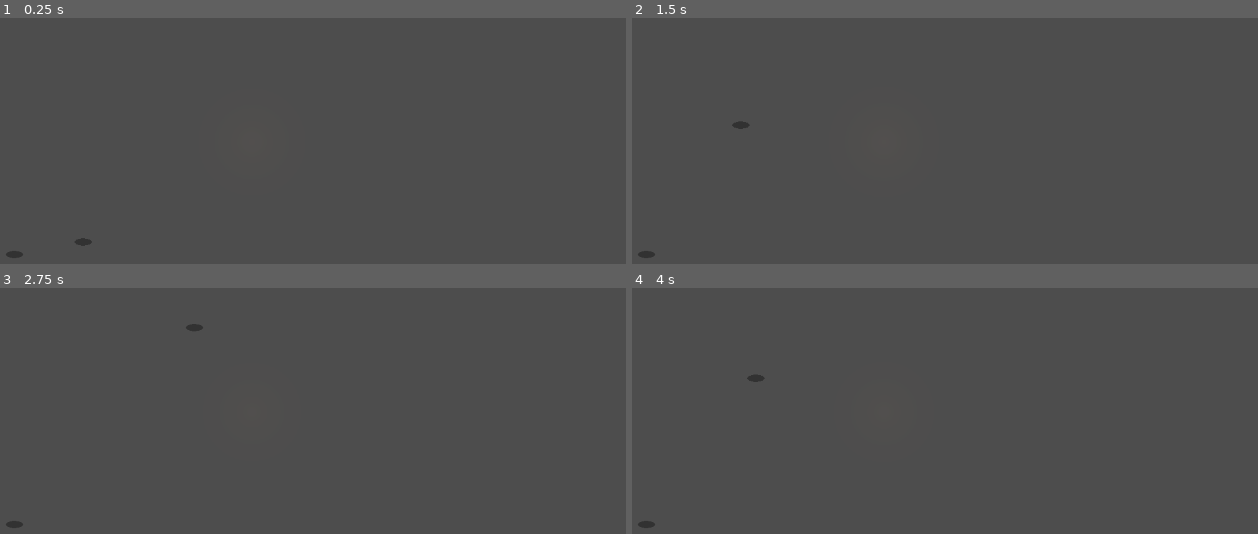
Above: before the commit, frames 1-4 (two rows, left to right).
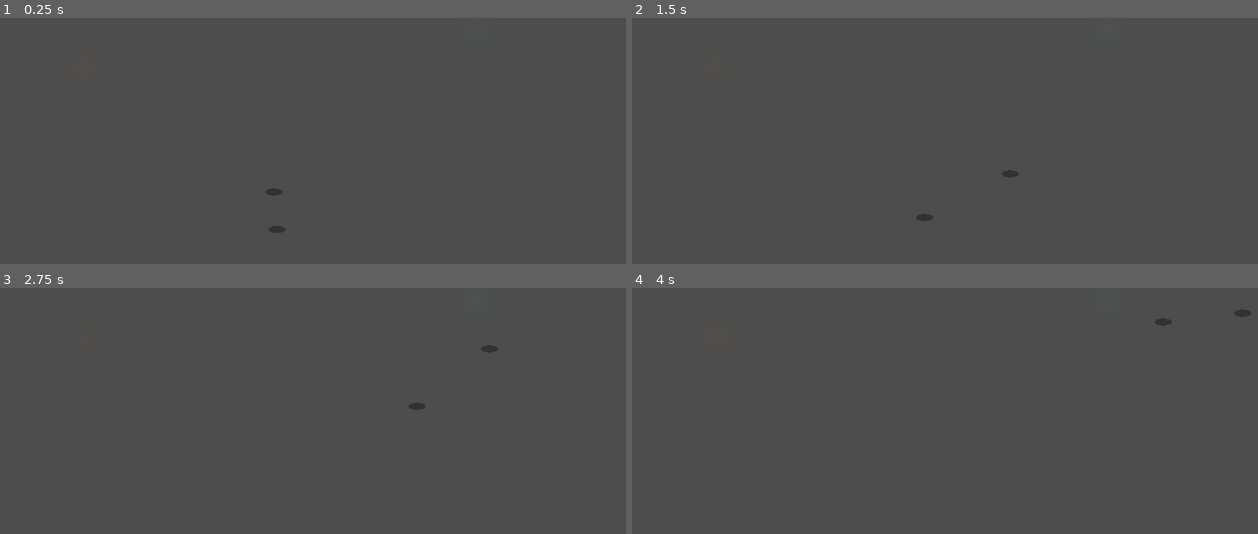
Above: after the commit, the same moments.

Repository: mojtaba-pourasghar/two-skies
Game: Godot game, scene res://tools/tests/clip_occluder.tscn
The game is run twice, just before and just after one commit, with the same random seed, the same clock (stepped at 60 frames per second) and the same inputs. This scene is started directly instead of the project's main scene.
Inputs (mouse positions are in pixels of both pictures, inside the frame that each line leads up to):
- Up to frame 1 (0.25 s): no input
- Up to frame 2 (1.5 s): tap Enter at 0.5 s; move the mouse to (1132, 45) at 0.52 s; hold D (move_right) 0.53-1.25 s; tap Shift (ability) at 0.6 s; click (1132, 45) at 0.67 s; tap Space (jump) at 0.77 s; drag from (801, 89) to (919, 158) at 1.27 s
- Up to frame 3 (2.75 s): move the mouse to (outside the picture) at 2.02 s; hold D (move_right) from 2.03 s (still down); hold L (companion) from 2.03 s (still down)
- Up to frame 4 (4 s): release D (move_right) at 2.75 s; release L (companion) at 2.75 s; drag from (919, 428) to (outside the picture) at 2.77 s; move the mouse to (1201, 403) at 3.52 s; hold A (move_left) from 3.53 s (still down); hold K (action) from 3.53 s (still down); tap Space (jump) at 3.77 s

The runs differ from the first frame. In frame 1, 0.2% of the frame differs, in the area x 0-46%, y 69-98%; in frame 2, 0.2%; in frame 3, 0.2%; in frame 4, 0.2%, in the area x 0-99%, y 8-98%.

Commit message:
گام M5-ث: سیلوئت پنهان، و اینکه در ناحیهٔ ۱ جایی برای occlusion نیست
کاربر درست گفت: در ضبط قبلی کایرو **کاملاً** غیب می‌شود، نه «سر و شانه»
که من نوشته بودم. گزارشم چیزی را ادعا کرد که در تصویر نبود.

**سیلوئت:** بیش از ۶۰٪ بدنه زیر occluder → همان بازیگر دوباره رویش
کشیده می‌شود، خط دور ۰٫۵۵ و داخل ۰٫۲۸، رنگ سرد، ورود و خروج ۰٫۱۵ث.
پوشش با ۴۰ نقطه روی بدنه حساب می‌شود و فقط occluderهایی شمرده می‌شوند
که بازیگر پشتشان است. ذره‌بین: `silhouette.gdshader`.

**و یافته‌ای که انتظارش را نداشتم (D-ART-61):** رفتم بند ۲ را اندازه
بگیرم و سه چیز درآمد:

۱) نوار پشت مبل ۱ تا ۱۵ پیکسل است — باریک‌تر از جعبهٔ پای بازیگر (۱۰).
   آن «عبور از پشت مبل»، فشردن در شکافی بود که اصلاً راه نیست. ماسک
   مبل و بوفه از ردِ پا به **شکل کشیده‌شده** رسید و بسته شد.
۲) میز R1c با ۱۴۲۶ خانه کف پشتش، بیشینه **۱۵٪** می‌پوشاند. در نمای
   سه‌چهارم کفِ پشت یک شیء بالاتر از نوک آن می‌افتد، پس بدن شخصیت از
   بالای میز می‌زند بیرون.
۳) تنها جیبی که پوشش ۱۰۰٪ می‌دهد (زیر ستون R1a) دقیقاً **مستطیل در**
   است. این را هم با حدس نفهمیدم: شناسهٔ نمونهٔ `room` وسط اجرا عوض
   شد، یعنی اتاق دوباره ساخته شده بود.

پس دو ضبطی که خواسته بودید چیزی را که انتظار دارید نشان نمی‌دهند، و
نساختمشان. به‌جایش اثبات سازوکار با گذاشتن دستی بازیگر زیر ستون:
`docs_screens/silhouette_{on,off}.png` — و صریح نوشته شده که نمایش
سازوکار است نه بازی.

REQ-032: برای داشتن لحظهٔ occlusion، هنر عنصر بلندِ سمت دوربین لازم
دارد — طاقی که مسیر از زیرش بگذرد، ستون آزاد وسط اتاق، یا پردهٔ
پیش‌زمینه. قد ≥۹۰px و کف جلویش ≥۴۰px.

۹۱۶ سنجهٔ درون‌موتور + ۱۶ ایمپورتر سبز.

Co-Authored-By: Claude Opus 5 <noreply@anthropic.com>
Claude-Session: https://claude.ai/code/session_01TYtLdDSGR4VUcCLdkA377W

Diff:
--- a/game/explore/actor_visual.gd
+++ b/game/explore/actor_visual.gd
@@ -31,6 +31,10 @@
 var _current: String = ""
 var _frame: int = 0
 var _timer: float = 0.0
+var _ghost: Sprite2D = null
+var _ghost_mat: ShaderMaterial = null
+var _ghost_amount: float = 0.0
+var _ghost_target: float = 0.0
 var _breath_t: float = 0.0
 var _sprite_base_y: float = 0.0
 var _base := "res://assets/%s/home/"
@@ -64,8 +68,58 @@
 	# فاز تصادفی: کایرو و ایلارا نباید مثل دو ساعت با هم نفس بکشند
 	_breath_t = randf() * 10.0
 
+	_build_ghost()
 	_load_anims()
 	play("idle_down")
+
+
+## سیلوئتی که فقط وقتی بازیگر پشت مبل می‌رود روشن می‌شود.
+##
+## z نسبی ۱ یعنی **بالای** بریده‌های همان لایه، ولی هنوز زیر لایهٔ
+## occluderهای تصویری (طاق و پرده). سیلوئت نباید روی پرده بیفتد.
+const GHOST_FADE_S: float = 0.15
+const GHOST_ON: float = 0.60
+
+
+func _build_ghost() -> void:
+	_ghost = Sprite2D.new()
+	_ghost.name = "Ghost"
+	_ghost.centered = false
+	_ghost.texture_filter = CanvasItem.TEXTURE_FILTER_NEAREST
+	_ghost.position = _sprite.position
+	_ghost.z_index = 1
+	_ghost_mat = ShaderMaterial.new()
+	_ghost_mat.shader = load("res://shaders/silhouette.gdshader")
+	_ghost_mat.set_shader_parameter("amount", 0.0)
+	_ghost.material = _ghost_mat
+	add_child(_ghost)
+
+
+## چقدر از بازیگر زیر occluder است (۰ تا ۱). کد اتاق هر فریم می‌دهدش.
+func set_coverage(pct: float) -> void:
+	_ghost_target = 1.0 if pct >= GHOST_ON else 0.0
+
+
+func ghost_amount() -> float:
+	return _ghost_amount
+
+
+func _tick_ghost(delta: float) -> void:
+	if _ghost == null:
+		return
+	# ورود و خروج نرم (۰٫۱۵ ثانیه): ظاهر شدن ناگهانی بیشتر از پنهان
+	# شدن به چشم می‌آید و حواس را پرت می‌کند.
+	var step := delta / GHOST_FADE_S
+	_ghost_amount = move_toward(_ghost_amount, _ghost_target, step)
+	_ghost.visible = _ghost_amount > 0.001
+	if not _ghost.visible:
+		return
+	_ghost.texture = _sprite.texture
+	_ghost.flip_h = _sprite.flip_h
+	_ghost.position = _sprite.position
+	if _sprite.texture != null:
+		_ghost_mat.set_shader_parameter("tex_size", _sprite.texture.get_size())
+	_ghost_mat.set_shader_parameter("amount", _ghost_amount)
 
 
 func _load_anims() -> void:
@@ -119,6 +173,7 @@
 
 func _process(delta: float) -> void:
 	_tick_breath(delta)
+	_tick_ghost(delta)
 	if not _frames.has(_current):
 		return
 	_timer += delta
--- a/game/rooms/r1a_living.json
+++ b/game/rooms/r1a_living.json
@@ -194,32 +194,40 @@
   },
   "blocked": [
     [
-      272,
-      505,
-      300,
+      335,
+      405,
+      452,
+      332,
+      482,
+      348,
+      546,
+      382,
+      549,
       445,
-      452,
-      338,
-      500,
-      338,
-      550,
-      378,
-      540,
-      435,
-      350,
-      505
+      528,
+      455,
+      486,
+      468,
+      332,
+      508,
+      281,
+      519,
+      274,
+      462,
+      309,
+      436
     ],
     [
       714,
       318,
       845,
       356,
-      845,
-      430,
-      795,
-      458,
+      848,
+      432,
+      796,
+      460,
       714,
-      422
+      424
     ],
     [
       928,
@@ -252,7 +260,7 @@
       612
     ]
   ],
-  "_mask_note": "مرزها از روی تصویر خوانده شدند، نه حدس: پای …(106 unchanged characters)… ی‌بُرد. پیش‌نمایش: tools/mask_preview.py",
+  "_mask_note": "مرزها از روی تصویر خوانده شدند، نه حدس: پای …(106 unchanged characters)… ی‌بُرد. پیش‌نمایش: tools/mask_preview.py || ۱۴۰۵/۰۸/۲۱: ماسک مبل و بوفه از «ردِ پا» به **شکل کشیده‌شده** رسید. پیش از این، نوار بین شکل و ردِ پا قابل‌راه‌رفتن می‌ماند: ۱ تا ۱۵ پیکسل، باریک‌تر از جعبهٔ پای بازیگر (۱۰). راه رفتن آنجا یعنی راه رفتن **داخل** مبل، و در ضبط هم کایرو تقریباً کامل غیب می‌شد. بسته شد.",
   "zoom_zones": [],
   "_zoom_note": "اتاق دقیقاً ۱۲۸۰×۷۲۰ است، یعنی هم‌اندازهٔ صفحه: دوربین جا برای حرکت ندارد و زوم باز لبه را می‌برد. پس ناحیهٔ زوم خالی ماند تا REQ-018 (اتاق ۱٫۵ تا ۲ برابر صفحه) و ردیف ۵ DECISION_QUEUE روشن شود.",
   "fx_map": "r1a_house",
--- a/game/rooms/r1c_kitchen.json
+++ b/game/rooms/r1c_kitchen.json
@@ -92,7 +92,25 @@
     }
   ],
   "props": [],
-  "occluders": [],
+  "occluders": [
+    {
+      "id": "table",
+      "cut": [
+        812,
+        470,
+        1010,
+        330,
+        1250,
+        468,
+        1020,
+        704,
+        844,
+        664
+      ],
+      "base_y": 704,
+      "note": "میز با صندلی‌های وارونه. تنها جای ناحیهٔ ۱ که کف **واقعی** پشتش هست (۱۴۲۶ خانه بین میز و دیوار پشتی)، پس سیلوئت اینجا واقعاً لازم می‌شود. رأس بالایی از ۳۵۲ به ۳۳۰ رفت چون پایهٔ صندلی‌ها بالاتر از سطح میز کشیده شده."
+    }
+  ],
   "light": {
     "tint": [
       0.04,
--- a/game/rooms/room.gd
+++ b/game/rooms/room.gd
@@ -43,6 +43,7 @@
 ## ضریب نسخهٔ پرجزئیات: ۱ برای ۱۲۸۰×۷۲۰، ۱٫۳۱۲۵ برای hires.
 var _bg_scale: float = 1.0
 var _cuts: Array[Polygon2D] = []
+var _img_occ: Array[Dictionary] = []
 
 
 func build(room: Dictionary) -> void:
@@ -269,6 +270,12 @@
 		s.centered = false
 		s.position = Vector2(float(at[0]), float(at[1]))
 		_occluders.add_child(s)
+		# برای سنجش پوشش، آلفای خود تصویر لازم است. یک بار خوانده و
+		# نگه داشته می‌شود؛ `get_image` هر فریم گران است.
+		_img_occ.append({
+			"rect": Rect2(s.position, tex.get_size()),
+			"img": tex.get_image(),
+		})
 
 
 ## بریده‌ای از نقاشی که در Y-sort با بازیگران می‌نشیند.
@@ -421,6 +428,61 @@
 	return sqrt(dx * dx + dy * dy)
 
 
+## بدنهٔ دیداری بازیگر، برای سنجیدن پوشش. از پا به بالا.
+const BODY_W: float = 36.0
+const BODY_H: float = 88.0
+## شبکهٔ نمونه‌برداری: ۵×۸ یعنی ۴۰ نقطه — برای آستانهٔ ۶۰٪ بس است و
+## محاسبهٔ دقیق مساحت اشتراک چندضلعی‌ها را لازم ندارد.
+const COVER_COLS: int = 5
+const COVER_ROWS: int = 8
+
+
+## چه کسری از بدنهٔ بازیگری که پایش اینجاست، زیر یک `cut` می‌افتد؟
+##
+## فقط بریده‌هایی شمرده می‌شوند که بازیگر **پشتشان** است (`base_y` از
+## پای او جلوتر). بریده‌ای که بازیگر جلویش ایستاده او را نمی‌پوشاند،
+## پس شمردنش یعنی سیلوئت بی‌جا روشن شود.
+func coverage_at(foot: Vector2) -> float:
+	if _cuts.is_empty() and _img_occ.is_empty():
+		return 0.0
+	var hit := 0
+	var total := 0
+	for cx in COVER_COLS:
+		for cy in COVER_ROWS:
+			var p := Vector2(
+				foot.x - BODY_W * 0.5 + BODY_W * (float(cx) + 0.5) / float(COVER_COLS),
+				foot.y - BODY_H * (float(cy) + 0.5) / float(COVER_ROWS))
+			total += 1
+			if _covered(p, foot):
+				hit += 1
+	return float(hit) / float(maxi(1, total))
+
+
+## آیا این نقطه زیر occluderی است که بازیگر **پشتش** است؟
+func _covered(p: Vector2, foot: Vector2) -> bool:
+	for c in _cuts:
+		if float(c.get_meta("cut_base_y", 0.0)) <= foot.y:
+			continue
+		# نقاط چندضلعی نسبت به `base_y` بالا برده شده‌اند
+		if Geometry2D.is_point_in_polygon(p - c.position, c.polygon):
+			return true
+	# occluder تصویری همیشه روی بازیگر است، پس شرط `base_y` ندارد؛
+	# ولی فقط جایی می‌پوشاند که **خود تصویر** آنجا مات باشد.
+	for o in _img_occ:
+		var r: Rect2 = o["rect"]
+		if not r.has_point(p):
+			continue
+		var img: Image = o["img"]
+		if img == null:
+			continue
+		var q := Vector2i(p - r.position)
+		if q.x < 0 or q.y < 0 or q.x >= img.get_width() or q.y >= img.get_height():
+			continue
+		if img.get_pixelv(q).a > 0.5:
+			return true
+	return false
+
+
 ## رنگ نور اتاق، برای گذار در به در: پردهٔ گذار به‌جای سیاه خالص، به رنگ
 ## نور اتاق می‌رود، پس عبور از در **تغییر نور** دیده می‌شود نه خاموشی.
 func light_tint() -> Color:
--- a/game/scenes/room_game.gd
+++ b/game/scenes/room_game.gd
@@ -226,6 +226,8 @@
 		var a: TdActor = kairo if i == 0 else ilara
 		if a != null:
 			_visuals[i].update_from(a)
+			# سیلوئت وقتی بیش از ۶۰٪ بدنه زیر یک occluder بریده رفت
+			_visuals[i].set_coverage(room.coverage_at(a.foot_position()))
 	# محیط باید عبور بازیکن را حس کند (سند ۱۳ بند ۷)
 	room.react_to(kairo.foot_position(), kairo.velocity.length())
 	# زوم که از حد بی‌هایرز گذشت، تصویر پرجزئیات بیاید
--- /dev/null
+++ b/game/shaders/silhouette.gdshader
@@ -0,0 +1,43 @@
+// سیلوئت کم‌رنگ بازیگرِ پنهان پشت occluder — تصمیم کاربر ۱۴۰۵/۰۸/۲۱
+//
+// وقتی بیش از ~۶۰٪ بازیگر زیر یک `cut` می‌رود، همان بازیگر دوباره روی
+// مبل کشیده می‌شود: خط دور پررنگ‌تر و داخلِ کم‌رنگ، با رنگ سرد.
+//
+// چرا خط دور جدا از پرکردن: فقط پرکردنِ کم‌رنگ روی مبلِ تیره گم می‌شود،
+// و فقط خط دور بی‌جان است. ترکیبشان جای بازیکن را می‌گوید بی‌آنکه
+// وانمود کند او دیده می‌شود.
+shader_type canvas_item;
+
+uniform vec4 tint : source_color = vec4(0.55, 0.78, 1.0, 1.0);
+uniform float fill_alpha = 0.28;
+uniform float line_alpha = 0.55;
+//: ضخامت خط دور بر حسب پیکسلِ بافت
+uniform float outline_px = 1.5;
+uniform vec2 tex_size = vec2(128.0, 128.0);
+//: ۰ تا ۱ — کد نرم بالا و پایینش می‌برد تا ظاهر و ناپدید شدن پرشی نباشد
+uniform float amount = 0.0;
+uniform float cut_threshold = 0.35;
+
+void fragment() {
+	if (amount <= 0.001) {
+		COLOR = vec4(0.0);
+	} else {
+		vec2 px = outline_px / tex_size;
+		float a = texture(TEXTURE, UV).a;
+		// بیشینهٔ آلفای همسایه‌ها: اگر خودش تهی است و همسایه پر، لبه است
+		float n = 0.0;
+		n = max(n, texture(TEXTURE, UV + vec2(px.x, 0.0)).a);
+		n = max(n, texture(TEXTURE, UV - vec2(px.x, 0.0)).a);
+		n = max(n, texture(TEXTURE, UV + vec2(0.0, px.y)).a);
+		n = max(n, texture(TEXTURE, UV - vec2(0.0, px.y)).a);
+		n = max(n, texture(TEXTURE, UV + px).a);
+		n = max(n, texture(TEXTURE, UV - px).a);
+		n = max(n, texture(TEXTURE, UV + vec2(px.x, -px.y)).a);
+		n = max(n, texture(TEXTURE, UV + vec2(-px.x, px.y)).a);
+
+		float inside = step(cut_threshold, a);
+		float edge = step(cut_threshold, n) * (1.0 - inside);
+		float al = inside * fill_alpha + edge * line_alpha;
+		COLOR = vec4(tint.rgb, al * amount);
+	}
+}
--- a/game/tools/tests/clip_occluder.gd
+++ b/game/tools/tests/clip_occluder.gd
@@ -9,18 +9,46 @@
 extends Node2D
 
 const OUT := "user://occ/"
+@export var room_id: String = "r1c_kitchen"
+@export var occ_id: String = "table"
 const EVERY: int = 2
+
+## مسیر هر اتاق: از جلو، به پشت شیء، و برگشت.
+const ROUTES := {
+	"r1c_kitchen": [
+		Vector2(560, 620), Vector2(700, 560), Vector2(860, 430),
+		Vector2(1000, 330), Vector2(1120, 320), Vector2(1000, 330),
+		Vector2(820, 440), Vector2(620, 600),
+	],
+	# R1a: از نشیمن به زیر ستون سنگی کنار طاق. تنها جای ناحیهٔ ۱ که
+	# occluder واقعاً شخصیت را می‌پوشاند (جیب ۴۰×۲۰ زیر ستون).
+	"r1a_living": [
+		Vector2(420, 640), Vector2(640, 600), Vector2(800, 530),
+		Vector2(880, 478), Vector2(918, 460), Vector2(880, 478),
+		Vector2(700, 570), Vector2(450, 640),
+	],
+}
 
 var _game: Node2D
 var _n: int = 0
 var _hidden_frames: int = 0
 var _seen_frames: int = 0
+var _max_cover: float = 0.0
+var _max_cover_il: float = 0.0
+var _ghost_frames: int = 0
+var _max_ghost: float = 0.0
+var _no_visuals: int = 0
 
 
 func _ready() -> void:
 	DirAccess.make_dir_recursive_absolute(OUT)
 	_game = load("res://scenes/room_game.tscn").instantiate()
-	_game.set("start_room", "r1a_living")
+	for a in OS.get_cmdline_user_args():
+		if a.begins_with("--room="):
+			room_id = a.substr(7)
+		elif a.begins_with("--occ="):
+			occ_id = a.substr(6)
+	_game.set("start_room", room_id)
 	add_child(_game)
 	await get_tree().process_frame
 	await get_tree().process_frame
@@ -34,31 +62,40 @@
 		get_tree().quit(1)
 		return
 	kairo.set("use_scripted", true)
-	var il = _game.get("ilara")
-	if il != null:
-		il.set_order(TdIlara.Order.STAY)
-		il.global_position = Vector2(140, 660)
+	# ایلارا این بار **دنبال می‌کند**: او هم باید پشت شیء برود
 
-	# **مسیر از BFS روی ماسک آمد، نه از حدس.** تلاش اول با جهت‌های ثابت
-	# هرگز پشت مبل نرسید (صفر فریم) و ضبط چیزی را ثابت نمی‌کرد: نوار
-	# باریک بین مبل و دیوار پشتی فقط از سمت چپ راه دارد.
-	kairo.global_position = Vector2(250, 640)
-	await _hold(20)
-	for wp in [Vector2(272, 560), Vector2(280, 480), Vector2(300, 440),
-			Vector2(340, 410), Vector2(390, 376), Vector2(432, 350)]:
-		await _goto(kairo, wp, 220)
-	await _hold(40)                      # همین‌جا پشت مبل می‌ماند
-	for wp in [Vector2(340, 410), Vector2(280, 490), Vector2(300, 600)]:
-		await _goto(kairo, wp, 220)
+	# مسیر: از جلوی شیء، دور می‌زند به پشتش، می‌ماند، و برمی‌گردد.
+	# نقاط از BFS روی ماسک آمدند، نه از حدس (همان درس D-ART-48).
+	var route: Array = ROUTES.get(room_id, [])
+	if route.is_empty():
+		push_error("مسیری برای «%s» نیست" % room_id)
+		get_tree().quit(1)
+		return
+	kairo.global_position = route[0]
 	await _hold(24)
+	for i in range(1, route.size()):
+		await _goto(kairo, route[i], 260)
+		if i == route.size() / 2:
+			var fp: Vector2 = kairo.foot_position()
+			var rm0 = _game.get("room")
+			print("  ایستگاه: پا در %s، پوشش %.0f٪"
+				% [str(fp.round()), rm0.coverage_at(fp) * 100.0])
+			await _hold(72)          # پشت شیء می‌ماند تا سیلوئت دیده شود
+	await _hold(30)
 
 	print("")
-	print("— عبور از پشت مبل —")
+	print("— عبور از پشت «%s» در «%s» —" % [occ_id, room_id])
 	print("  فریم ضبط‌شده: %d" % (_n / EVERY))
-	print("  فریمی که کایرو پشت خط مبل بود: %d" % _hidden_frames)
+	print("  فریمی که کایرو پشت شیء بود: %d" % _hidden_frames)
 	print("  فریمی که جلوتر بود: %d" % _seen_frames)
+	print("  بیشینهٔ پوشش کایرو: %.0f٪" % (_max_cover * 100.0))
+	print("  فریمی که سیلوئت روشن بود: %d" % _ghost_frames)
+	print("  بیشینهٔ شدت سیلوئت: %.2f" % _max_ghost)
+	print("  فریم بدون ظاهر بازیگر: %d" % _no_visuals)
+	print("  بیشینهٔ پوشش ایلارا: %.0f٪" % (_max_cover_il * 100.0))
 	# اگر هیچ فریمی پشت مبل نبوده، ضبط چیزی را ثابت نمی‌کند
-	get_tree().quit(0 if _hidden_frames > 30 and _seen_frames > 30 else 1)
+	get_tree().quit(0 if _hidden_frames > 30 and _seen_frames > 30
+		and _ghost_frames > 20 else 1)
 
 
 ## به یک نقطه می‌رود؛ اگر گیر کرد محورها را امتحان می‌کند.
@@ -103,14 +140,14 @@
 		await _grab(kairo)
 
 
-## آیا این نقطه داخل شکل مبل است؟ (همان چندضلعی `cut` در دادهٔ اتاق)
-func _in_sofa(p: Vector2) -> bool:
+## آیا این نقطه داخل شکل همان occluder است؟
+func _in_occ(p: Vector2) -> bool:
 	var rm = _game.get("room")
 	if rm == null or not is_instance_valid(rm):
 		return false
 	for raw in rm.data.get("occluders", []):
 		var o: Dictionary = raw
-		if String(o.get("id", "")) != "sofa":
+		if String(o.get("id", "")) != occ_id:
 			continue
 		return Geometry2D.is_point_in_polygon(p, RoomData.to_polygon(o["cut"]))
 	return false
@@ -120,11 +157,27 @@
 	_n += 1
 	if actor != null and is_instance_valid(actor):
 		# ۵۱۲ همان `base_y` مبل است
-		# «پشت مبل» یعنی داخل خود شکل مبل، نه فقط بالای خط
-		if _in_sofa(actor.foot_position()):
+		# «پشت» یعنی داخل خود شکل، نه فقط بالای خط
+		if _in_occ(actor.foot_position()):
 			_hidden_frames += 1
 		else:
 			_seen_frames += 1
+	var rm = _game.get("room")
+	if rm != null and is_instance_valid(rm) and actor != null \
+			and is_instance_valid(actor):
+		_max_cover = maxf(_max_cover, rm.coverage_at(actor.foot_position()))
+	var il = _game.get("ilara")
+	if rm != null and is_instance_valid(rm) and il != null and is_instance_valid(il):
+		_max_cover_il = maxf(_max_cover_il, rm.coverage_at(il.foot_position()))
+	var vis: Array = _game.get("_visuals") if _game != null else []
+	if vis.is_empty():
+		_no_visuals += 1
+	for v in vis:
+		if v != null and is_instance_valid(v):
+			_max_ghost = maxf(_max_ghost, v.ghost_amount())
+			if v.ghost_amount() > 0.5:
+				_ghost_frames += 1
+				break
 	if _n % EVERY != 0:
 		return
 	get_viewport().get_texture().get_image().save_png(OUT + "f%05d.png" % _n)
--- /dev/null
+++ b/game/tools/tests/shot_silhouette.gd
@@ -0,0 +1,66 @@
+## اثبات سیلوئت — بازیگر زیر occluder گذاشته می‌شود
+##
+##   godot --path game --fixed-fps 60 --resolution 1280x720 \
+##     res://tools/tests/shot_silhouette.tscn
+##
+## **این نمایش سازوکار است، نه بازی.** در ناحیهٔ ۱ هیچ جایی نیست که
+## بازیکن بتواند زیر occluder بایستد و بماند: تنها جیبی که زیر ستون
+## سنگی هست، خودش مستطیل **در** است. پس بازیگر مستقیم آنجا گذاشته
+## می‌شود و پیش از آنکه در فعال شود عکس گرفته می‌شود.
+extends Node2D
+
+const OUT := "res://docs_screens/"
+const SPOT := Vector2(912, 460)
+
+var _game: Node2D
+
+
+func _ready() -> void:
+	_game = load("res://scenes/room_game.tscn").instantiate()
+	_game.set("start_room", "r1a_living")
+	add_child(_game)
+	await get_tree().process_frame
+	await get_tree().process_frame
+	await _run()
+
+
+func _run() -> void:
+	var kairo = _game.get("kairo")
+	var vis: Array = _game.get("_visuals")
+	if kairo == null or vis.is_empty():
+		push_error("بازیگر ساخته نشد")
+		get_tree().quit(1)
+		return
+	var il = _game.get("ilara")
+	if il != null:
+		il.set_order(TdIlara.Order.STAY)
+		il.global_position = Vector2(200, 660)
+
+	var room = _game.get("room")
+	# **تنها جیب زیر ستون، خودِ مستطیل در است.** بدون این، گذاشتن
+	# بازیگر آنجا بلافاصله گذار به راهرو را می‌زند و عکس از اتاق دیگری
+	# گرفته می‌شود. در همین عکس خاموش می‌شود.
+	room.data["doors"] = []
+	kairo.global_position = SPOT
+	var cov: float = room.coverage_at(kairo.foot_position())
+	print("  پوشش در %s: %.0f٪" % [str(SPOT), cov * 100.0])
+
+	# سیلوئت را دستی تا ته بالا می‌بریم (گذار ۰٫۱۵ث در `_process` است و
+	# اینجا فریم فیزیک جلو نمی‌رود تا در فعال نشود)
+	for i in 90:
+		vis[0].set_coverage(cov)
+		await get_tree().process_frame
+	print("  شدت سیلوئت: %.2f" % vis[0].ghost_amount())
+
+	await RenderingServer.frame_post_draw
+	DirAccess.make_dir_recursive_absolute(OUT)
+	get_viewport().get_texture().get_image().save_png(OUT + "silhouette_on.png")
+
+	# و یک بار بی سیلوئت، برای مقایسه
+	for i in 90:
+		vis[0].set_coverage(0.0)
+		await get_tree().process_frame
+	await RenderingServer.frame_post_draw
+	get_viewport().get_texture().get_image().save_png(OUT + "silhouette_off.png")
+	print("  دو عکس ساخته شد")
+	get_tree().quit(0 if vis[0] != null else 1)
--- /dev/null
+++ b/game/tools/tests/shot_silhouette.tscn
@@ -0,0 +1,6 @@
+[gd_scene load_steps=2 format=3]
+
+[ext_resource type="Script" path="res://tools/tests/shot_silhouette.gd" id="1_ss"]
+
+[node name="ShotSilhouette" type="Node2D"]
+script = ExtResource("1_ss")
--- a/game/tools/tests/test_rooms.gd
+++ b/game/tools/tests/test_rooms.gd
@@ -301,6 +301,9 @@
 		_check("  و در لایهٔ بازیگران است، نه لایهٔ occluder",
 			c.get_parent() == node.actors)
 
+	# درصد پوشش و فعال شدن سیلوئت (تصمیم کاربر ۱۴۰۵/۰۸/۲۱)
+	_t_coverage(node)
+
 	# بازیکنی که **پشت** مبل است باید پایین‌تر از آن در صف Y-sort بیفتد
 	var sofa: Polygon2D = null
 	for c in cuts:
@@ -311,6 +314,54 @@
 		_check("  پای بازیکن در ۴۳۰ پشت مبل است (کمتر از %.0f)" % base,
 			430.0 < base)
 		_check("  و در ۵۸۰ جلوی آن", 580.0 > base)
+
+
+## پوشش و سیلوئت. سه چیز سنجیده می‌شود:
+##   ۱ پوشش **بیرون** هر بریده صفر است
+##   ۲ پوشش وسط بریده بالاست
+##   ۳ بریده‌ای که بازیگر **جلویش** ایستاده نباید پوشش بدهد
+func _t_coverage(node: PaintedRoom) -> void:
+	print("— پوشش و سیلوئت —")
+	var cuts: Array[Polygon2D] = []
+	for c in node.actors.get_children():
+		if c is Polygon2D and String(c.name).begins_with("Cut_"):
+			cuts.append(c)
+	if cuts.is_empty():
+		_check("اتاق بریده‌ای برای سنجش پوشش دارد", false)
+		return
+
+	# جایی دور از هر بریده
+	_check("دور از همهٔ occluderها پوشش صفر است",
+		is_equal_approx(node.coverage_at(Vector2(60, 690)), 0.0),
+		"= %.2f" % node.coverage_at(Vector2(60, 690)))
+
+	for c in cuts:
+		var base: float = float(c.get_meta("cut_base_y", 0.0))
+		# مرکز افقی بریده، کمی بالاتر از خط پایه → بازیگر پشت آن
+		var mid := Vector2(0, 0)
+		var n := 0
+		for v in c.polygon:
+			mid += v
+			n += 1
+		mid = mid / float(maxi(1, n)) + c.position
+		var behind := Vector2(mid.x, base - 12.0)
+		var cov: float = node.coverage_at(behind)
+		_check("  پشت «%s» پوشش بالاست" % c.name, cov >= 0.5,
+			"= %.0f٪" % (cov * 100.0))
+
+		# **جلوی** همان بریده نباید پوششی باشد
+		var front := Vector2(mid.x, base + 40.0)
+		_check("  ولی جلویش صفر است",
+			is_equal_approx(node.coverage_at(front), 0.0),
+			"= %.0f٪" % (node.coverage_at(front) * 100.0))
+
+	# آستانهٔ روشن شدن سیلوئت همان ۶۰٪ است که کاربر خواست
+	_check("آستانهٔ سیلوئت ۶۰٪ است",
+		is_equal_approx(ActorVisual.GHOST_ON, 0.60),
+		"= %.0f٪" % (ActorVisual.GHOST_ON * 100.0))
+	_check("گذارش ۰٫۱ تا ۰٫۲ ثانیه است",
+		ActorVisual.GHOST_FADE_S >= 0.1 and ActorVisual.GHOST_FADE_S <= 0.2,
+		"= %.2fث" % ActorVisual.GHOST_FADE_S)
 
 
 ## **سینوس خالص ممنوع است** (سند ۱۴ بند ۲). این را نمی‌شود با نگاه کردن
Binary file changed: game/docs_screens/mask_r1a_living.png
Binary file changed: game/docs_screens/mask_r1c_kitchen.png
Binary file added: game/docs_screens/silhouette_off.png
Not shown, added: game/docs_screens/silhouette_off.png.import
Binary file added: game/docs_screens/silhouette_on.png
Not shown, added: game/docs_screens/silhouette_on.png.import
Not shown, added: game/shaders/silhouette.gdshader.uid
Not shown, added: game/tools/tests/shot_silhouette.gd.uid
Not shown, changed: DECISIONS.md
Not shown, changed: comms/ART_REQUESTS.md
